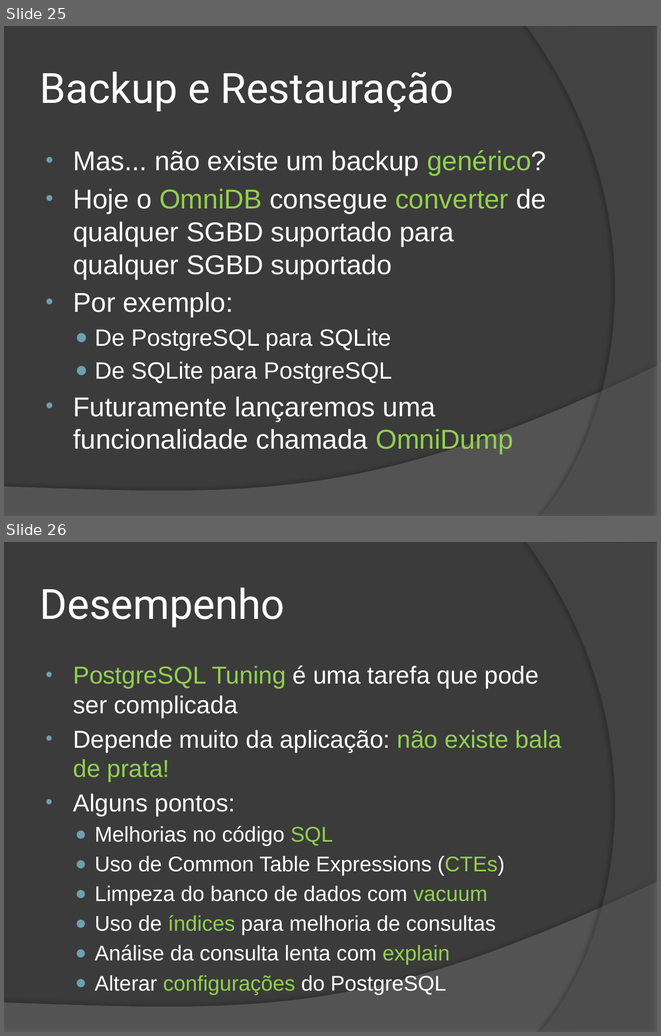
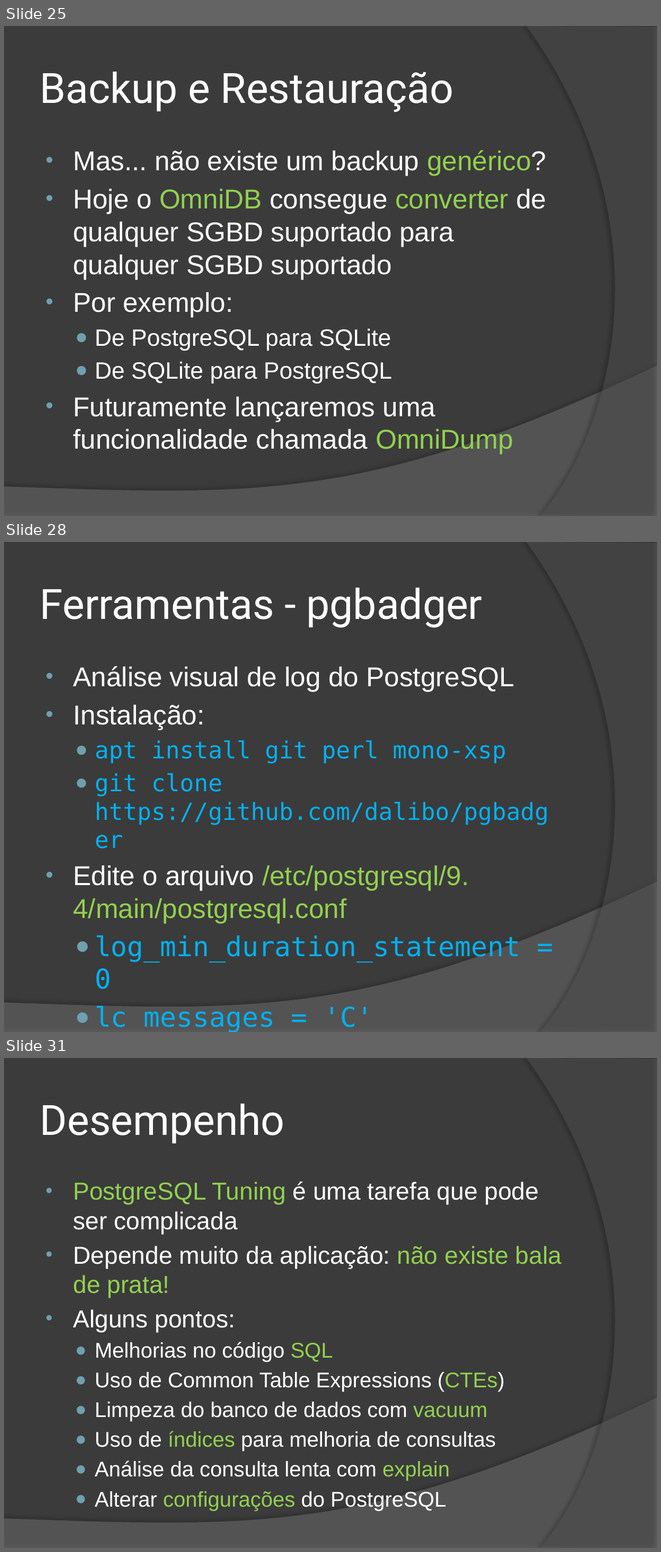
Before and after one commit to wind39/wind39.github.io, a slide deck: curso/modulo3capitulo5.pptx. Shown one above the other, each under a label of ours: slides 25 and 26 before the commit, slides 25, 28 and 31 after it; the slides between them are not shown. The pictures are 661x1036 and 661x1552 pixels, drawn with LibreOffice and Linux fonts; fonts in the diff are those of the drawing. Boxes give left, top, right and bottom in pixels: in the first picture for what was removed or moved away, otherwise in the second. Text is boxed around its words. In the diff, an @@ line names an element or a change of style, - is before the commit and + after.

```diff
--- a/curso/modulo3capitulo5.pptx
+++ b/curso/modulo3capitulo5.pptx
@@ slide 28 added at bbox=[4, 542, 657, 1032], background #3B3B3B; not listed: 2 template elements that a slide beside it also shows @@
@@ title added at bbox=[40, 588, 483, 628], 46 pt, text #FFFFFF @@
+Ferramentas - pgbadger
@@ text added at bbox=[73, 666, 549, 1032], 30 pt, text #00B0F0 @@
+• Análise visual de log do PostgreSQL
+• Instalação:
+  ● apt install git perl mono-xsp
+  ● git clone https://github.com/dalibo/pgbadger
+• Edite o arquivo /etc/postgresql/9. 4/main/postgresql.conf
+  ● log_min_duration_statement = 0
+  ● lc_messages = 'C'
@@ what was slide 26 is now slide 31 @@
```
Also in this commit, not shown: 2 slides changed, 4 other slides added, 3 other files.
